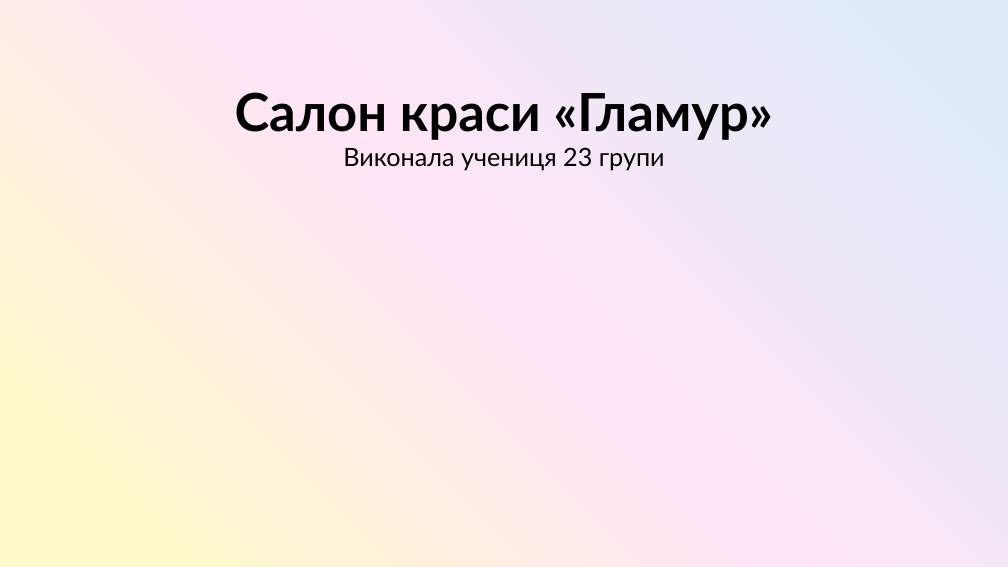
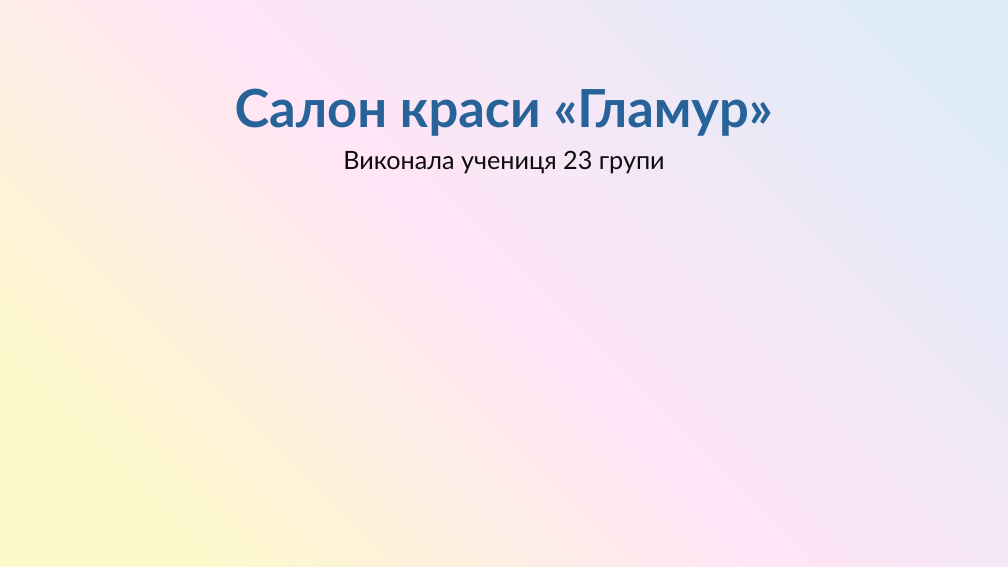
Before and after one commit to SashaGaran/Katya_diplomna, a slide deck: slide 1 of diplomna.pptx. Drawn at 1008x567 pixels with LibreOffice and Linux fonts; fonts in the diff are those of the drawing. Boxes give left, top, right and bottom in pixels: in the first picture for what was removed or moved away, otherwise in the second. Text is boxed around its words. In the diff, an @@ line names an element or a change of style, - is before the commit and + after.

```diff
--- a/diplomna.pptx
+++ b/diplomna.pptx
@@ text "Салон краси «Гламур»" at bbox=[235, 88, 773, 174]: text colour #000000 to gradient #276399 to #5380FF in "Салон краси «Гламур»"; text colour #000000 to gradient #0D0D0D to #595959 in "Виконала учениця 23 групи"; more space between paragraphs @@
```
Also in this commit, not shown: 3 other slides changed, 1 slide added, 1 slide removed.
